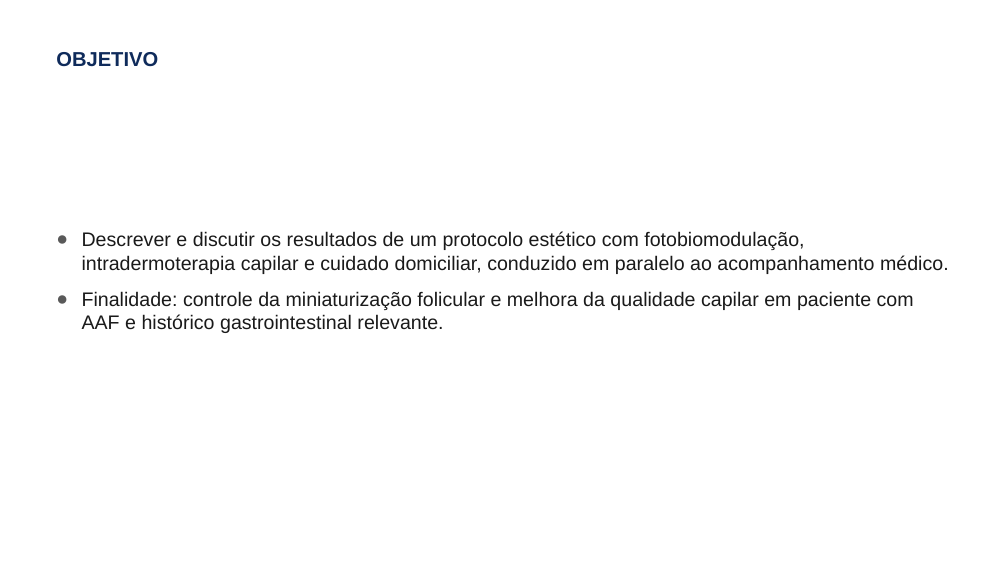
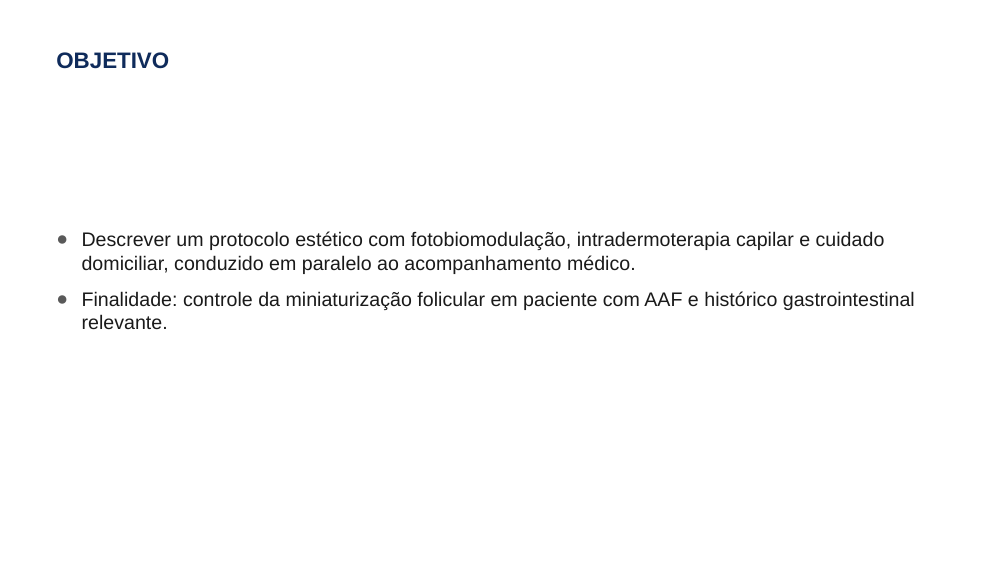
Before and after one commit to elson-vinicius-lopes/uniplac, a slide deck: slide 4 of resultados finais/mostra-cientifica-2026/Mostra-Cientifica-2026-Apresentacao-AAF-H-pylori.pptx. Drawn at 1008x567 pixels with LibreOffice and Linux fonts; fonts in the diff are those of the drawing; background and template pictures are left out. Boxes give left, top, right and bottom in pixels: in the first picture for what was removed or moved away, otherwise in the second. Text is boxed around its words. In the diff, an @@ line names an element or a change of style, - is before the commit and + after.

```diff
--- a/resultados finais/mostra-cientifica-2026/Mostra-Cientifica-2026-Apresentacao-AAF-H-pylori.pptx
+++ b/resultados finais/mostra-cientifica-2026/Mostra-Cientifica-2026-Apresentacao-AAF-H-pylori.pptx
@@ title "OBJETIVO" at [56, 52, 169, 69]: size 14.4 to 16 pt @@
@@ text at [82, 231, 915, 330]: text changed @@
-● Descrever e discutir os resultados de um protocolo estético com fotobiomodulação, intradermoterapia capilar e cuidado domiciliar, conduzido em paralelo ao acompanhamento médico.
-● Finalidade: controle da miniaturização folicular e melhora da qualidade capilar em paciente com AAF e histórico gastrointestinal relevante.
+● Descrever um protocolo estético com fotobiomodulação, intradermoterapia capilar e cuidado domiciliar, conduzido em paralelo ao acompanhamento médico.
+● Finalidade: controle da miniaturização folicular em paciente com AAF e histórico gastrointestinal relevante.
```
Also in this commit, not shown: 7 other slides changed, 1 slide added, 2 slides removed, 27 other files.
